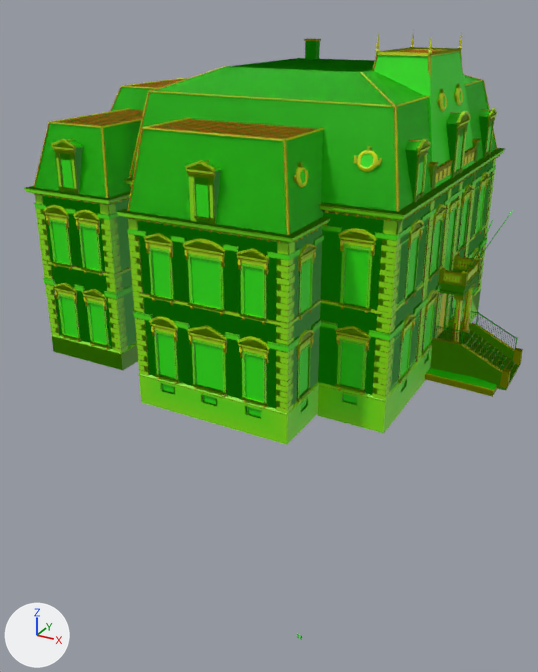
One commit to the glTF model models/townhall/townhall.glb: the scene before it, then after it.
Before and after are seen from a camera (50 mm lens) standing at (25.6, -49.9, 24.8) and looking at (-2.4, 0.9, -0.7). Every picture has the same lights, and +X, +Y and +Z are marked at lower left. The picture after the commit comes second. Objects named as collision shapes, trigger or cutter boxes, shadow casters or lower levels of detail are left out. Vertices at exactly the same position are counted once.

In view in the first picture: 'TownHall', 'TownHall_far', 'TownHall_lod1'.
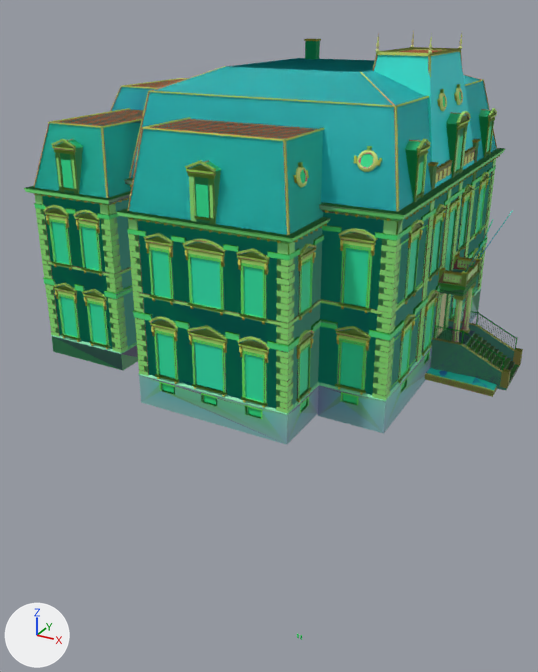
The change in detail:
me_townhall has 37527 vertices, 54734 faces and spans x -14.7..18.0, y -16.2..16.2, z -37.3..23.5.
me_townhall is used by ob_townhall; location (0.0, 0.0, 0.0).
me_townhall part 1: 23211 faces centred in x -14.7..18.0, y -16.2..16.2, z -37.2..23.3 are repainted in the vertex colours; the middle colour goes from green #c1ff00 to green #c0ff6d.
me_townhall part 2: 21581 faces centred in x -14.3..17.9, y -15.8..15.8, z 1.0..22.2 are repainted in the vertex colours; the middle colour goes from yellow #9e8900 to brown #9f8958.
me_townhall part 3: 8390 faces centred in x -14.4..17.3, y -15.9..15.9, z 1.1..23.3 are repainted in the vertex colours; the middle colour goes from yellow #c1bc00 to yellow #c0bc62.
me_townhall part 4: 1552 faces centred in x -14.3..17.8, y -15.8..15.8, z 0.7..22.2 are repainted in the vertex colours; the middle colour goes from green #31ff00 to green #32ffcb.
me_townhall_far has 2932 vertices, 3359 faces and spans x -14.7..18.0, y -16.1..16.1, z 0.4..22.7.
me_townhall_far is used by ob_townhall_far; location (0.0, 0.0, 0.0).
me_townhall_far part 5: 2578 faces centred in x -14.7..18.0, y -16.1..16.1, z 0.7..22.7 are repainted in the vertex colours; the middle colour goes from green #6eff00 to green #6eff79.
me_townhall_far part 6: 781 faces centred in x -14.2..17.8, y -15.8..15.8, z 0.7..22.2 are repainted in the vertex colours; the middle colour goes from green #31ff00 to green #32ffcb.
me_townhall_lod1 has 19169 vertices, 22502 faces and spans x -14.7..18.0, y -16.2..16.2, z -37.3..23.5.
me_townhall_lod1 is used by ob_townhall_lod1; location (0.0, 0.0, 0.0).
me_townhall_lod1 part 7: 21070 kept faces spanning x -14.7..18.0, y -16.2..16.2, z -37.3..23.5 get new vertex colours.

Changed parts and their boxes [x1, y1, x2, y2] in the pictures (538 x 672 px):
part 1 of me_townhall, recoloured
    both: [24, 36, 523, 640]
part 2 of me_townhall, recoloured
    both: [37, 50, 519, 411]
part 3 of me_townhall, recoloured
    both: [34, 33, 511, 419]
part 4 of me_townhall, recoloured (lighter)
    before: [35, 41, 514, 415]
    after: [35, 67, 514, 415]
part 5 of me_townhall_far, recoloured
    both: [28, 117, 520, 417]
part 6 of me_townhall_far, recoloured
    before: [51, 52, 497, 402]
    after: [42, 41, 497, 408]
part 7 of me_townhall_lod1, recoloured
    both: [24, 33, 523, 639]
